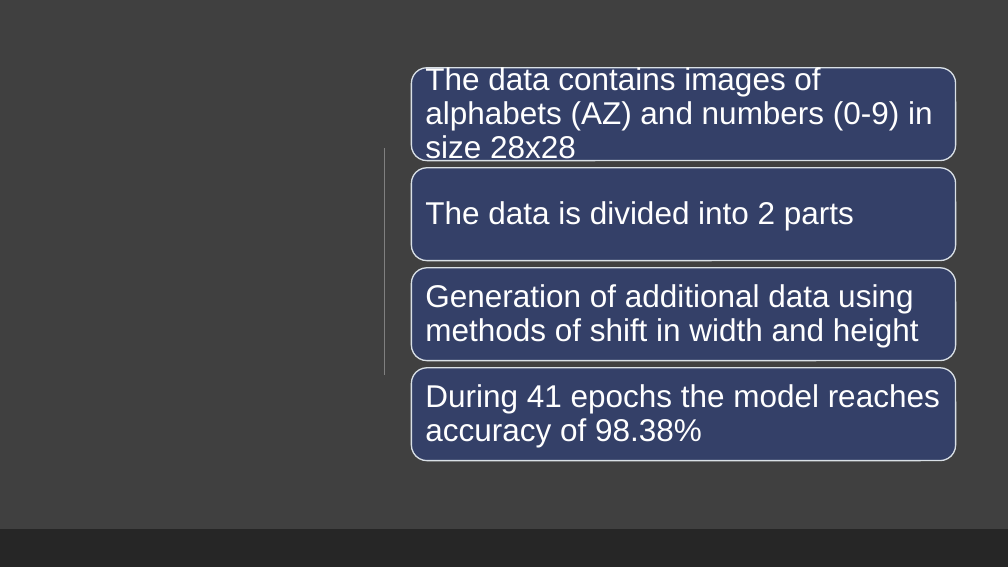
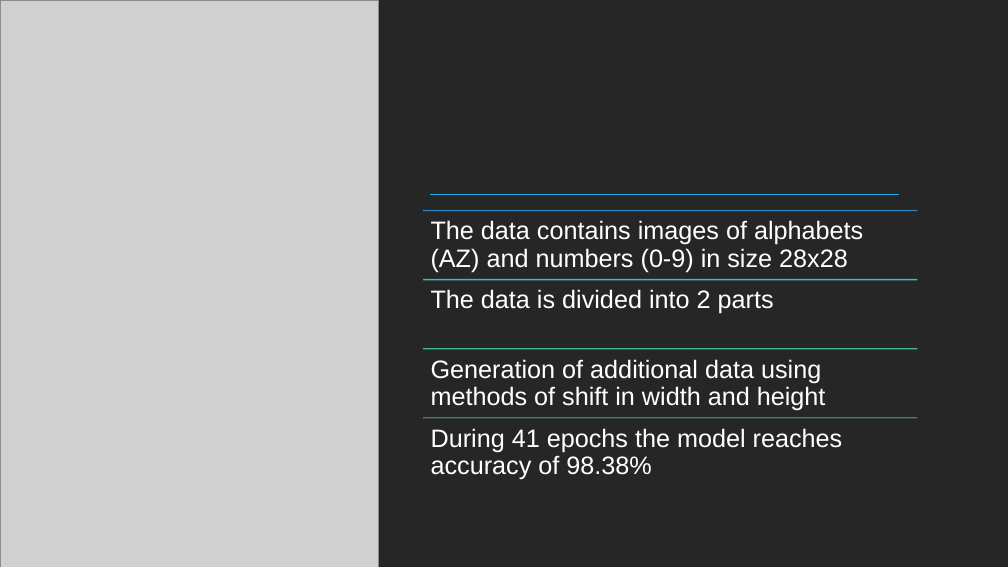
Before and after one commit to lipskydan/car-plate-number-recognition-, a slide deck: slide 11 of report_and_presentation/CarPlateRecognition.pptx. Drawn at 1008x567 pixels with LibreOffice and Linux fonts; fonts in the diff are those of the drawing; grey boxes stand for pictures. Boxes give left, top, right and bottom in pixels: in the first picture for what was removed or moved away, otherwise in the second. Text is boxed around its words. In the diff, an @@ line names an element or a change of style, - is before the commit and + after.

```diff
--- a/report_and_presentation/CarPlateRecognition.pptx
+++ b/report_and_presentation/CarPlateRecognition.pptx
@@ background #404040 to #000000 @@
@@ rectangle at [0,0,1008,567]: fill #404040 to #262626 @@
@@ picture added at [0,0,379,567] @@
@@ line removed from (385, 148) to (385, 375) @@
@@ line added from (430, 194) to (899, 194), #1CADE4 1.5 pt @@
@@ size 30 to 24 pt; less space between paragraphs; vertical alignment middle to top in 4 elements at [431,428,843,480], [431,359,826,410], [431,289,774,314], [431,220,863,272] @@
@@ text "The data contains images of ...": place and size @@
-text "The data contains images of ..." at [425,67,932,162]
+text "The data contains images of ..." at [431,220,863,272]
@@ text "The data is divided into ...": place and size @@
-text "The data is divided into ..." at [425,201,854,230]
+text "The data is divided into ..." at [431,289,774,314]
@@ text "Generation of additional data using ...": place and size @@
-text "Generation of additional data using ..." at [425,284,919,347]
+text "Generation of additional data using ..." at [431,359,826,410]
@@ group removed at [411,68,956,461]: 4 rounded rectangles @@
@@ text "During 41 epochs the model ...": place and size @@
-text "During 41 epochs the model ..." at [425,384,940,447]
+text "During 41 epochs the model ..." at [431,428,843,480]
@@ group added at [423,210,917,418]: 4 lines @@
@@ rectangle removed at [0,529,1008,567] @@
@@ rectangle added at [0,529,1008,567], fill #262626 @@
```
Also in this commit, not shown: 1 other file.
